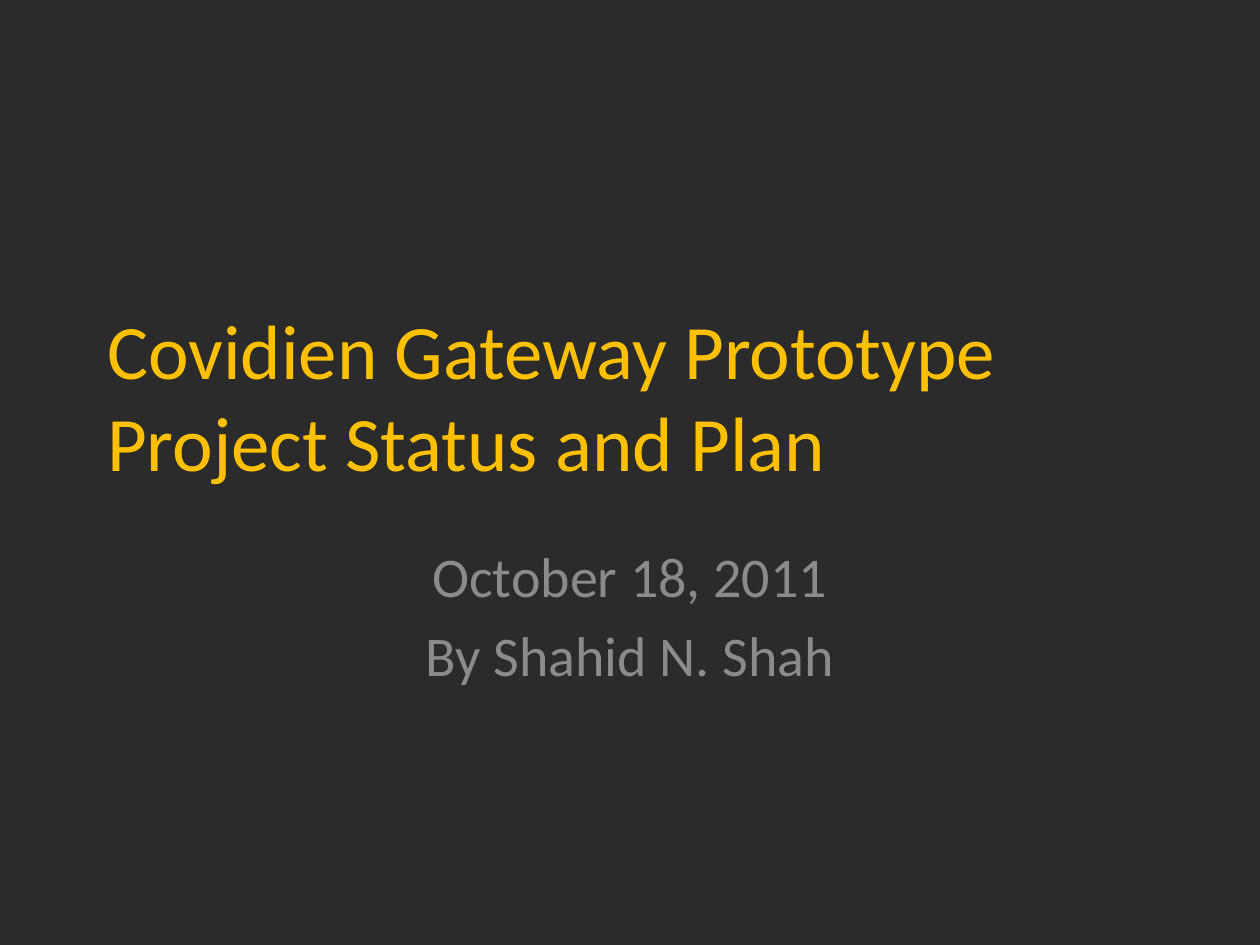
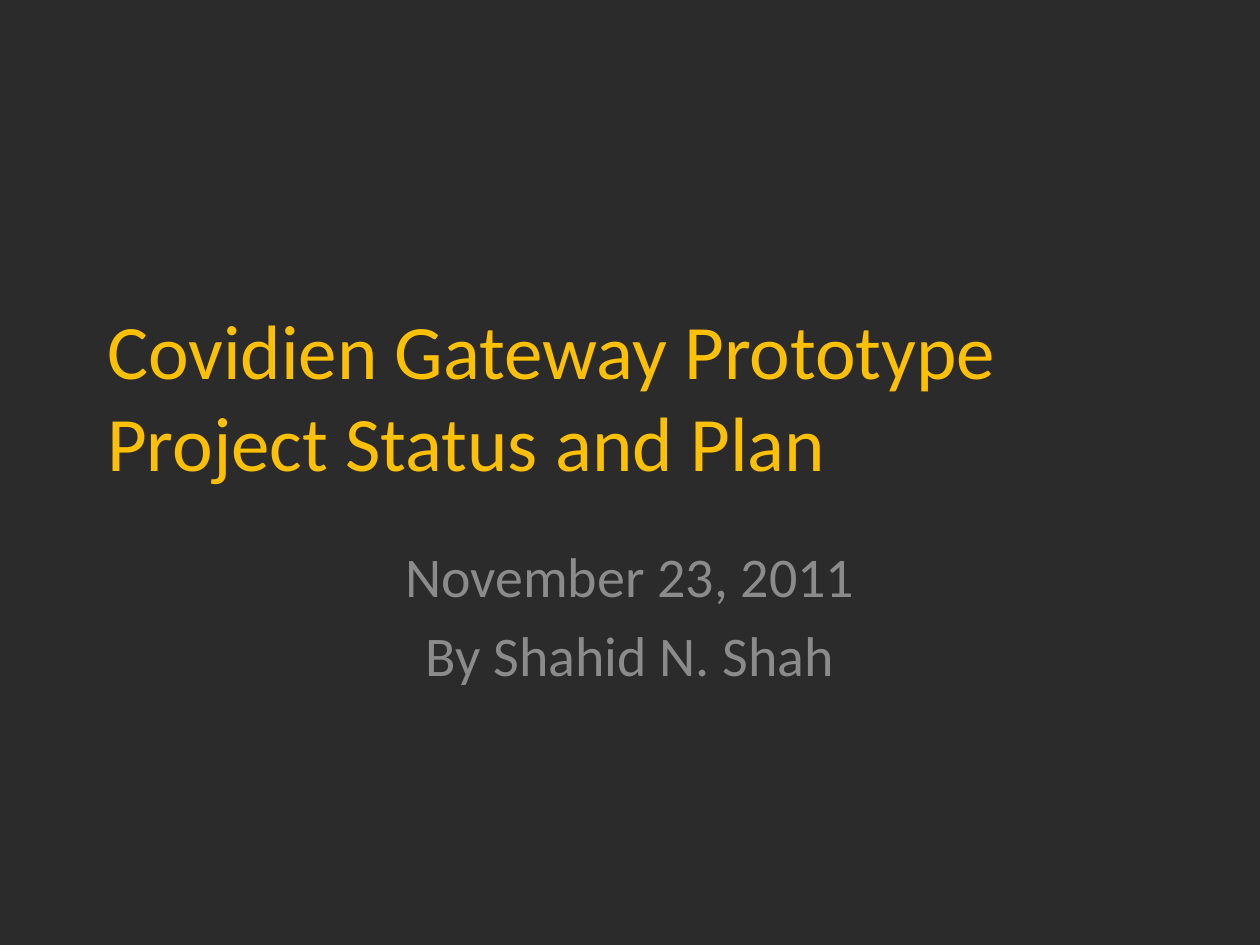
Before and after one commit to netspective/fluent, a slide deck: slide 1 of support/documents/Covidien Gateway Prototype Project Status and Plan.pptx. Drawn at 1260x945 pixels with LibreOffice and Linux fonts; fonts in the diff are those of the drawing; background and template pictures are left out; a plain dark background stands for a picture behind light text. Boxes give left, top, right and bottom in pixels: in the first picture for what was removed or moved away, otherwise in the second. Text is boxed around its words. In the diff, an @@ line names an element or a change of style, - is before the commit and + after.

```diff
--- a/support/documents/Covidien Gateway Prototype Project Status and Plan.pptx
+++ b/support/documents/Covidien Gateway Prototype Project Status and Plan.pptx
@@ subtitle at [405,558,855,604]: text changed @@
-October 18, 2011
+November 23, 2011
```
Also in this commit, not shown: 7 other slides changed, 8 slides added, 1 slide removed.
